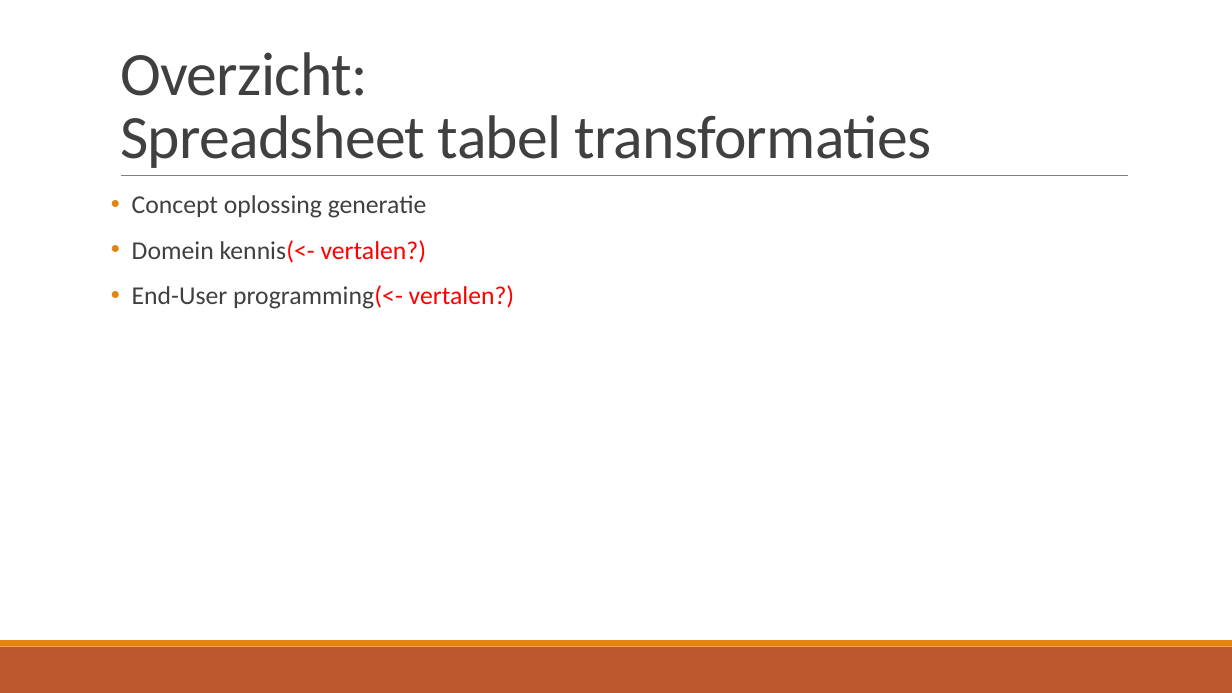
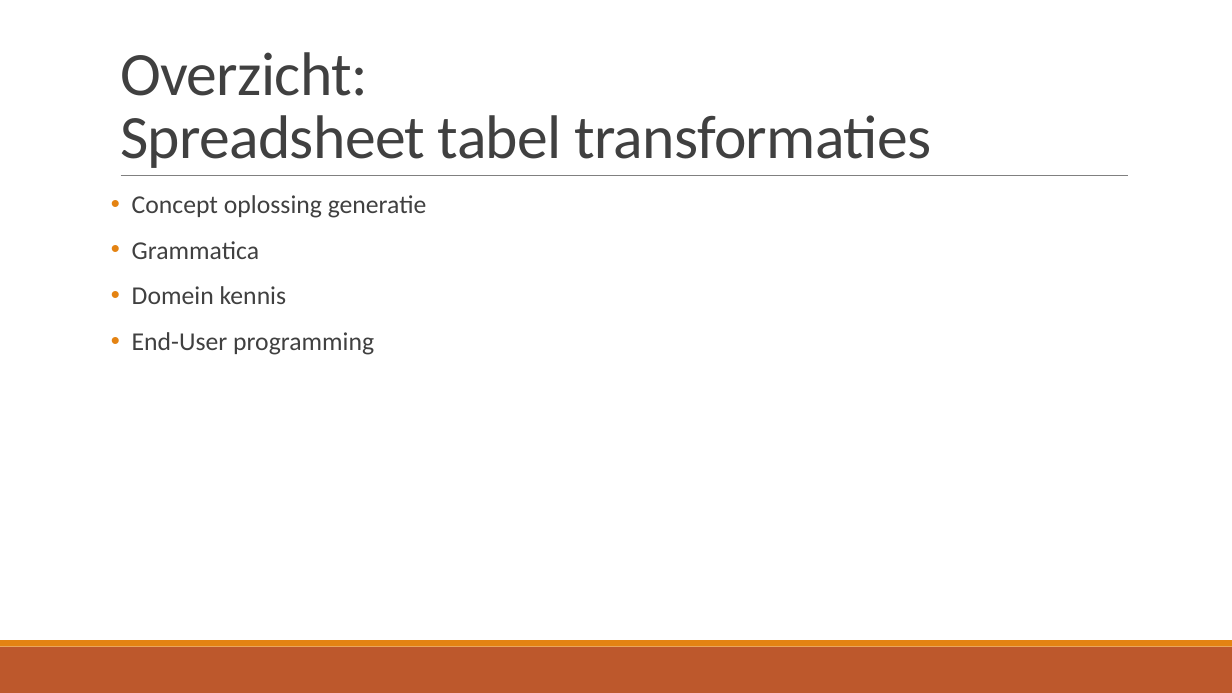
Before and after one commit to TomDeGroote/Bachelorproef, a slide deck: slide 10 of Opdracht 2/Literatuurstudie.pptx. Drawn at 1232x693 pixels with LibreOffice and Linux fonts; fonts in the diff are those of the drawing. Boxes give left, top, right and bottom in pixels: in the first picture for what was removed or moved away, otherwise in the second. Text is boxed around its words. In the diff, an @@ line names an element or a change of style, - is before the commit and + after.

```diff
--- a/Opdracht 2/Literatuurstudie.pptx
+++ b/Opdracht 2/Literatuurstudie.pptx
@@ text at [132,241,374,355]: text changed @@
-• Domein kennis(<- vertalen?)
-• End-User programming(<- vertalen?)
+• Grammatica
+• Domein kennis
+• End-User programming
```
Also in this commit, not shown: 4 other slides changed, 5 slides added, 6 slides removed, 4 other files.
